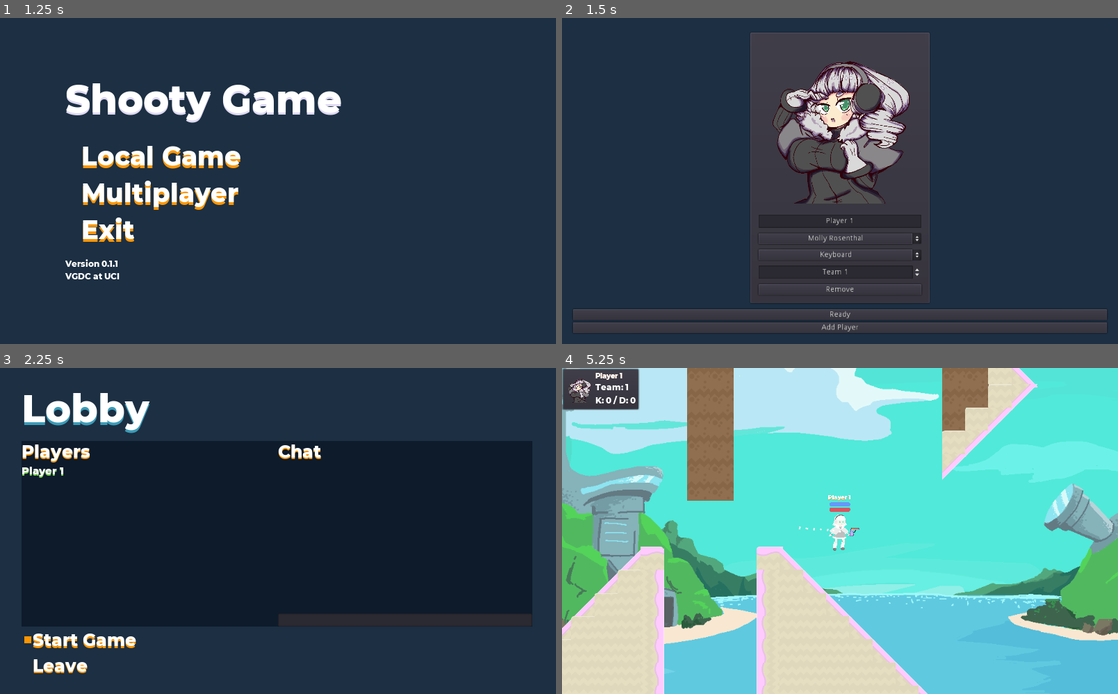
Above: before the commit, frames 1-4 (two rows, left to right).
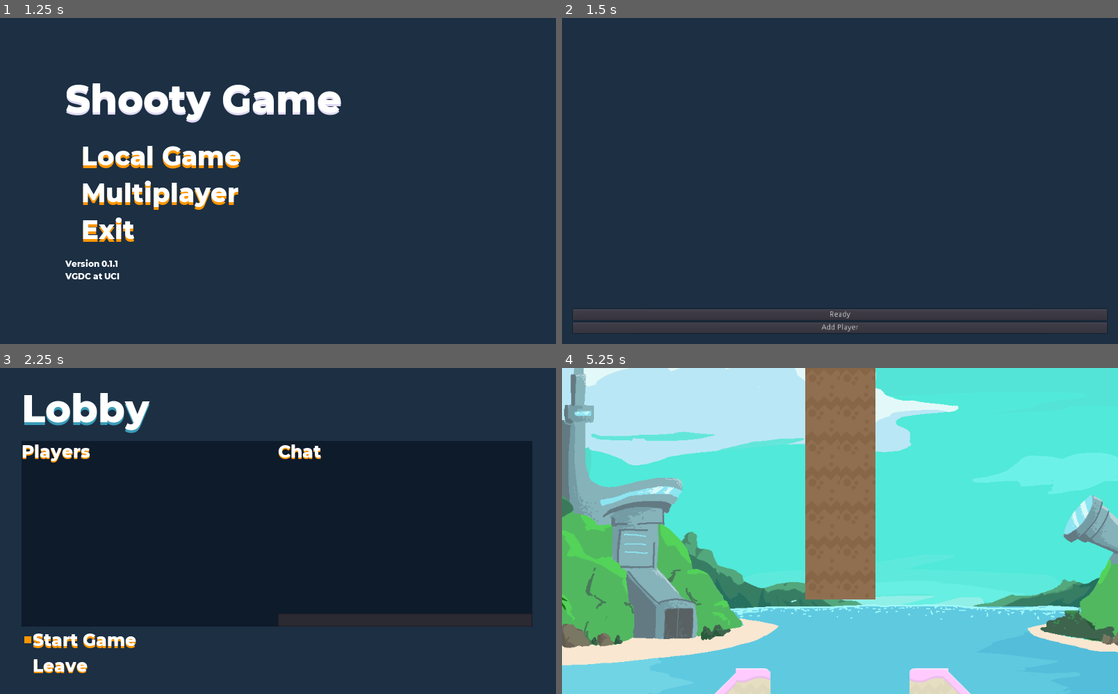
Above: after the commit, the same moments.

Repository: VGDC-UCI/Shooty-Game
Game: Godot game, scene res://src/main/menus/title/Title.tscn
Same seed, same stepped clock (60 frames per second), same inputs: the game is played once before the commit and once after it.
Inputs (mouse positions are in pixels of both pictures, inside the frame that each line leads up to):
- Up to frame 1 (1.25 s): click "Shooty Game" at 0.5 s
- Up to frame 2 (1.5 s): click "Local Game" at 1.25 s
- Up to frame 3 (2.25 s): click "Ready" at 2 s
- Up to frame 4 (5.25 s): click (967, 619) at 2.77 s; type "12" at 2.85 s; click "Lobby" at 3.5 s; click "Start Game" at 4.25 s; move the mouse to (962, 514) at 5.02 s; hold D (move_right) from 5.03 s (still down); right-click (962, 514) at 5.1 s

Frame 1 is identical in both runs. In frame 2, 24% of the frame differs, in the area x 33-67%, y 4-88%; in frame 3, 0.1%; in frame 4, 51%, in the area x 0-100%, y 0-100%.
Error after the commit: Invalid set index 'text' (on base: 'HBoxContainer (lobby_player.gd)') with value of type 'String'. (res://src/main/menus/character_selection/character_selectio…

Commit message:
Added player icons to the lobby.

Diff:
--- a/src/main/menus/lobby/player/LobbyPlayer.tscn
+++ b/src/main/menus/lobby/player/LobbyPlayer.tscn
@@ -1,6 +1,7 @@
-[gd_scene load_steps=4 format=2]
+[gd_scene load_steps=5 format=2]
 
 [ext_resource path="res://src/main/menus/lobby/player/lobby_player.gd" type="Script" id=1]
+[ext_resource path="res://src/main/game/player/textures/molly_portrait.png" type="Texture" id=2]
 
 [sub_resource type="DynamicFontData" id=1]
 font_path = "res://src/resources/fonts/montserrat.ttf"
@@ -9,14 +10,30 @@
 size = 20
 font_data = SubResource( 1 )
 
-[node name="LobbyPlayer" type="Label"]
-margin_right = 40.0
-margin_bottom = 40.0
-custom_fonts/font = SubResource( 2 )
-custom_colors/font_color_shadow = Color( 0.45098, 0.807843, 0.305882, 1 )
-custom_constants/shadow_offset_x = 0
-custom_constants/shadow_offset_y = 2
+[node name="LobbyPlayer" type="HBoxContainer"]
+margin_right = 100.0
+margin_bottom = 26.0
+rect_min_size = Vector2( 26, 26 )
+custom_constants/separation = 0
 script = ExtResource( 1 )
 __meta__ = {
 "_edit_use_anchors_": false
 }
+
+[node name="Character" type="TextureRect" parent="."]
+margin_right = 26.0
+margin_bottom = 26.0
+rect_min_size = Vector2( 26, 26 )
+size_flags_vertical = 3
+texture = ExtResource( 2 )
+expand = true
+stretch_mode = 5
+
+[node name="Name" type="Label" parent="."]
+margin_left = 26.0
+margin_right = 82.0
+margin_bottom = 26.0
+custom_fonts/font = SubResource( 2 )
+custom_colors/font_color_shadow = Color( 0.45098, 0.807843, 0.305882, 1 )
+custom_constants/shadow_offset_y = 2
+text = "Molly"
--- a/src/main/menus/lobby/player/lobby_player.gd
+++ b/src/main/menus/lobby/player/lobby_player.gd
@@ -39,6 +39,8 @@
 func set_class_id(class_id: int) -> void:
 	_class_id = class_id
 
+	$Character.texture = characters.get_character_portrait(class_id)
+
 
 func get_input_id() -> int:
 	return _input_id
@@ -70,3 +72,11 @@
 	"""
 
 	_host = host
+
+
+func set_text(username: String) -> void:
+	"""
+	Sets the username of the player.
+	"""
+
+	$Name.text = username
--- a/src/main/menus/multiplayer/multiplayer.gd
+++ b/src/main/menus/multiplayer/multiplayer.gd
@@ -80,7 +80,7 @@
 		var player: Node = preload("res://src/main/menus/lobby/player/LobbyPlayer.tscn").instance()
 
 		player.set_username(username)
-		player.set_text(username + " (You)")
+		player.get_node("Name").text = username + " (You)"
 
 		if not server.connect_to_server(host, port, player):
 			error_text.text = "Unable to connect to the server."
--- a/src/main/server/server.gd
+++ b/src/main/server/server.gd
@@ -143,7 +143,7 @@
 	get_tree().change_scene(_LOBBY_SCENE_PATH)
 
 
-remote func connect_peer(peer_id: int, username: String, host: bool, team: int) -> void:
+remote func connect_peer(peer_id: int, username: String, host: bool, team: int, character_id: int) -> void:
 	"""
 	RPC Call sent by the server to connect a peer player.
 	"""
@@ -155,6 +155,7 @@
 		player.set_username(username)
 		player.set_host(host)
 		player.set_team(team)
+		player.set_class_id(character_id)
 
 		if host:
 			player.set_text(username + " (Host)")
